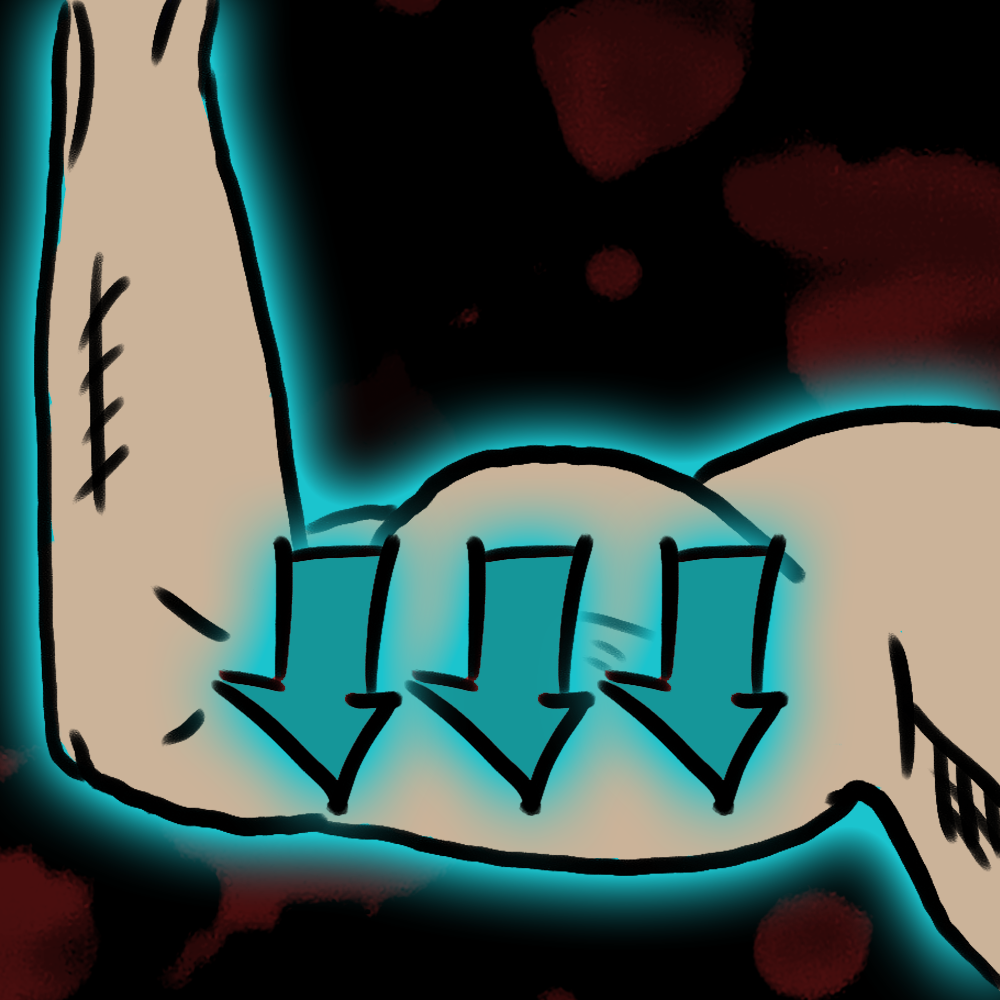
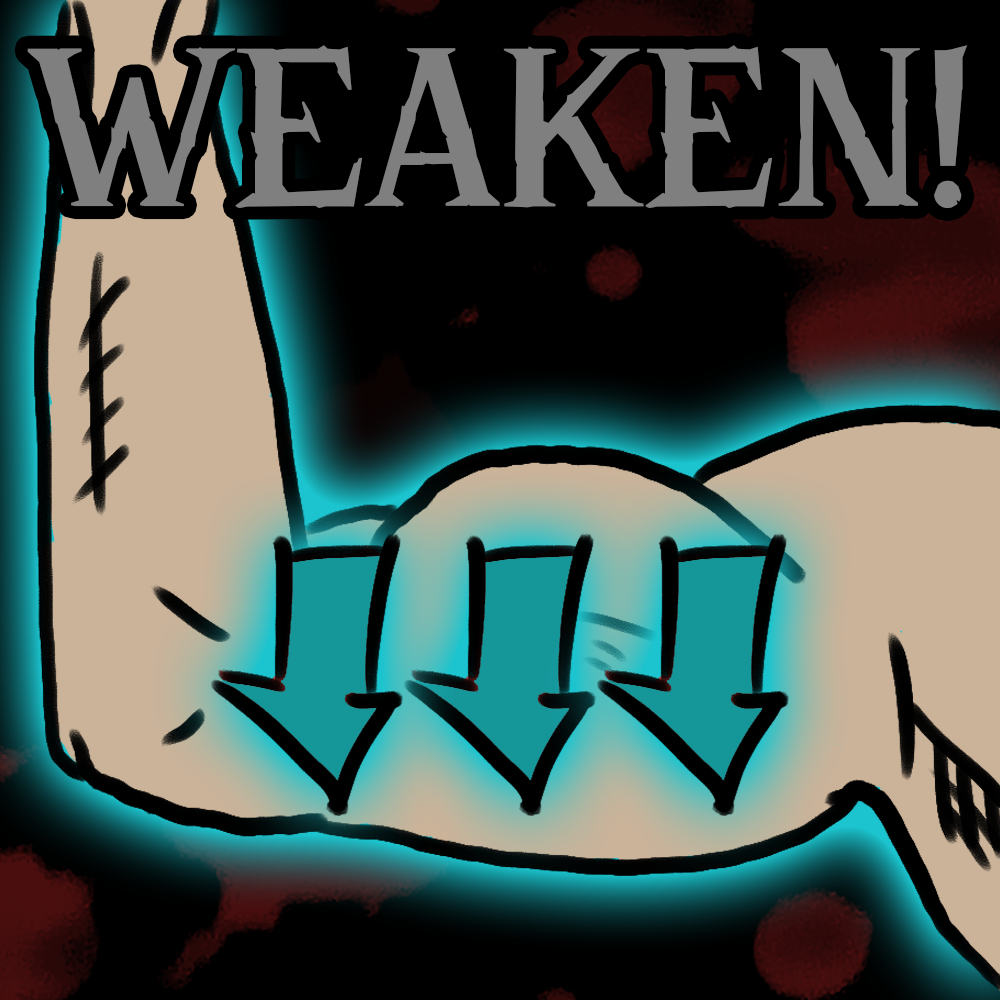
Layer changes from the first 1000x1000 image to the second:
added layer "weaken!" above "Group 2 copy" over (27, 45, 968, 208)
